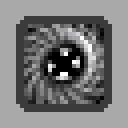
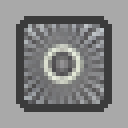
Two versions of the same layered image (128×128). Layer-by-layer changes:
renamed "Layer 2" to "Layer 4", painted on it over [24,24,104,104]
removed layer "Layer 3" over [24,24,104,104]
